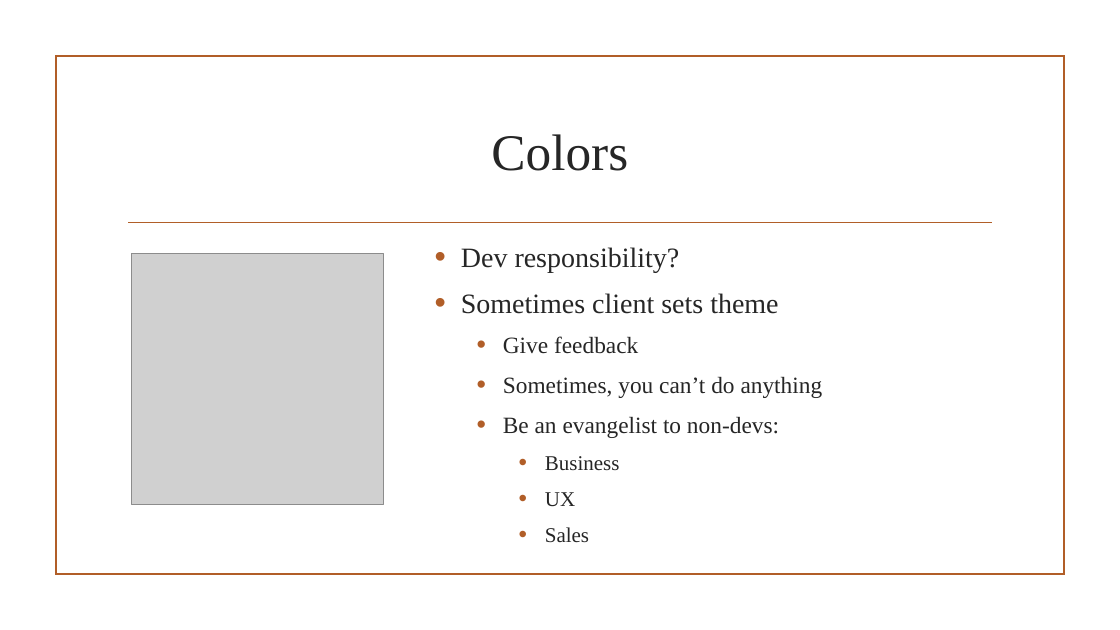
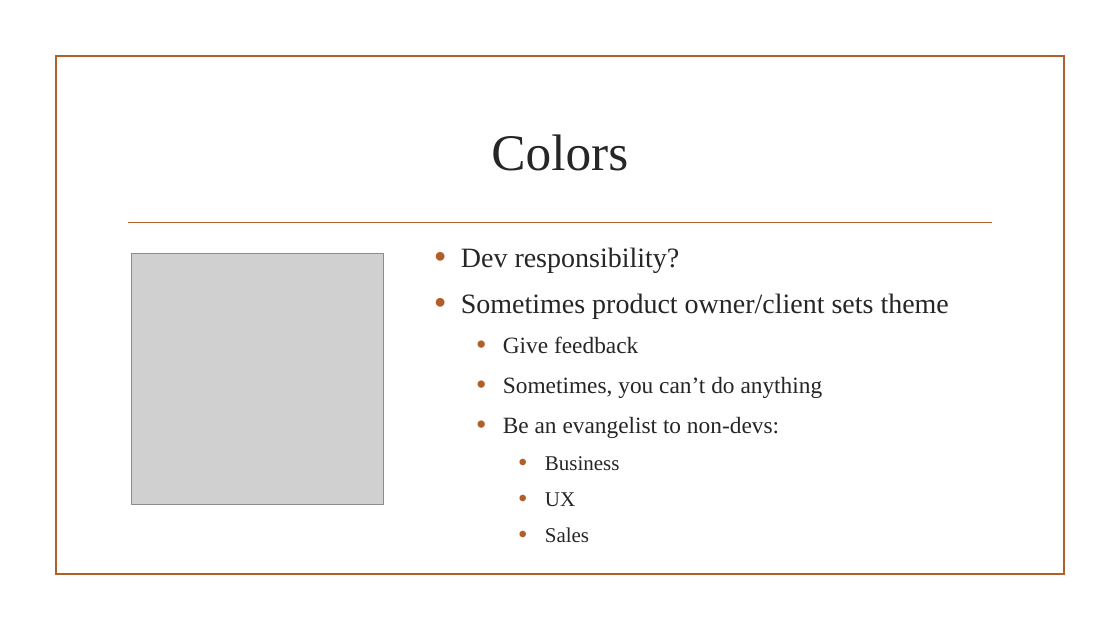
Before and after one commit to Hosch250/MDC2020AccessibilityTalk, a slide deck: slide 14 of MDC Presentation.pptx. Drawn at 1120x630 pixels with LibreOffice and Linux fonts; fonts in the diff are those of the drawing; grey boxes stand for pictures; background and template pictures are left out. Boxes give left, top, right and bottom in pixels: in the first picture for what was removed or moved away, otherwise in the second. Text is boxed around its words. In the diff, an @@ line names an element or a change of style, - is before the commit and + after.

```diff
--- a/MDC Presentation.pptx
+++ b/MDC Presentation.pptx
@@ text at (x1=461, y1=293, x2=949, y2=318): text changed @@
-• Sometimes client sets theme
+• Sometimes product owner/client sets theme
```
Also in this commit, not shown: 3 other slides changed.
